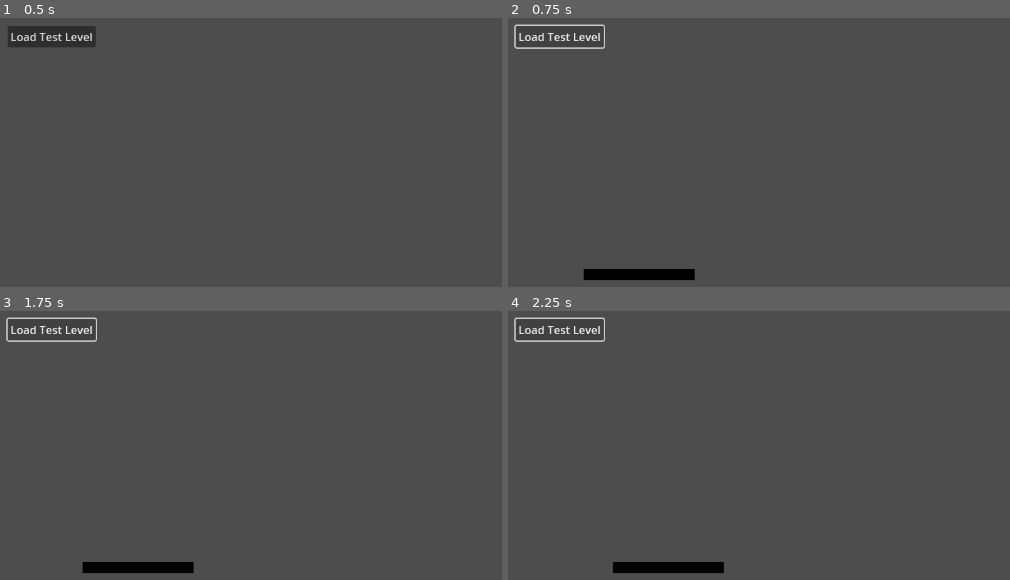
Above: before the commit, frames 1-4 (two rows, left to right).
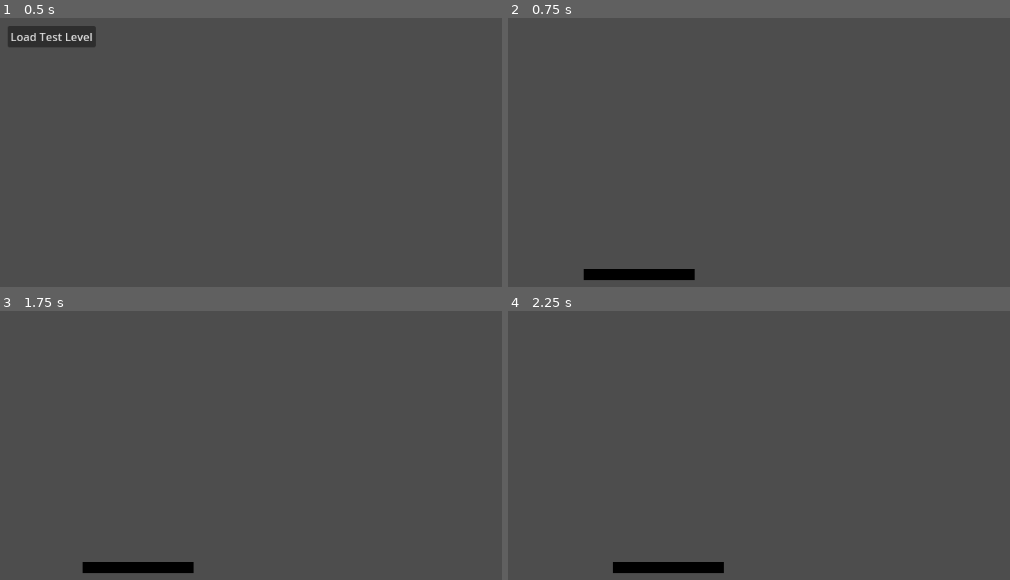
Above: after the commit, the same moments.

Repository: ricekab/godot-bricksclone
Game: Godot game, scene res://common/root.tscn
The game is run twice, just before and just after one commit, with the same random seed, the same clock (stepped at 60 frames per second) and the same inputs.
Inputs:
- Up to frame 1 (0.5 s): no input
- Up to frame 2 (0.75 s): click "Load Test Level" at 0.5 s
- Up to frame 3 (1.75 s): hold Right (ui_right) from 1.28 s (still down)
- Up to frame 4 (2.25 s): release Right (ui_right) at 2.03 s; hold Left (ui_left) from 2.03 s (still down)

Frame 1 is identical in both runs. In frame 2, 0.5% of the frame differs, in the area x 1-20%, y 2-12%; in frame 3, 0.5%; in frame 4, 0.5%.

Commit message:
Basic level loader implemented. WIP basic entities

Diff:
--- a/bricksclone/common/root.gd
+++ b/bricksclone/common/root.gd
@@ -3,6 +3,7 @@
 @onready var audio_sound_pool = $audio_sound_pool
 @onready var level_container = $level_container
 @onready var test_ui = $test_ui
+#@onready var level_loader = preload('res://scripts/level_loader.gd').instantiate()
 
 var generic_sound = preload("res://sounds/hit_generic.wav")
 
@@ -12,8 +13,7 @@
 
 # Called when the node enters the scene tree for the first time.
 func _ready():
-	var mainmenu_level = preload("res://levels/mainmenu_level.tscn")
-	level_container.add_child(mainmenu_level.instantiate())
+	G_LevelLoader.load_level_by_resource_path("res://levels/mainmenu_level.tscn")
 
 
 # Called every frame. 'delta' is the elapsed time since the previous frame.
--- /dev/null
+++ b/bricksclone/entities/ball_chbody.gd
@@ -0,0 +1,28 @@
+extends CharacterBody2D
+
+
+const SPEED = 300.0
+const JUMP_VELOCITY = -400.0
+
+# Get the gravity from the project settings to be synced with RigidBody nodes.
+# var gravity = ProjectSettings.get_setting("physics/2d/default_gravity")
+
+@export var vel:Vector2 = Vector2(1, 1)
+@export var bounce_speed_scale = 1.0  # Vel increase on each bounce.
+
+const MAX_SPEED = 450.0
+
+func _physics_process(delta: float):
+	var collisionInfo = move_and_collide(vel * delta)
+	if collisionInfo:
+		if collisionInfo.collider.name == "paddle_p1" or \
+			collisionInfo.collider.name == "paddle_p2":
+			var towards = self.position
+			var from = collisionInfo.collider.position
+			var direction_vector: Vector2 =  towards - from
+			direction_vector = direction_vector.normalized()
+			vel = direction_vector * vel.length()
+		else:
+			vel = vel.bounce(collisionInfo.normal)
+		vel *= bounce_speed_scale
+		vel = vel.limit_length(MAX_SPEED)
--- a/bricksclone/entities/ball_chbody.tscn
+++ b/bricksclone/entities/ball_chbody.tscn
@@ -1,3 +1,6 @@
-[gd_scene format=3 uid="uid://c68bqt7vi21r2"]
+[gd_scene load_steps=2 format=3 uid="uid://c68bqt7vi21r2"]
+
+[ext_resource type="Script" path="res://entities/ball_chbody.gd" id="1_pqpvn"]
 
 [node name="ball_chbody" type="CharacterBody2D"]
+script = ExtResource("1_pqpvn")
--- a/bricksclone/levels/mainmenu_level.gd
+++ b/bricksclone/levels/mainmenu_level.gd
@@ -14,6 +14,4 @@
 
 
 func _load_test_level_pressed():
-	var test_level = preload("res://levels/test_level.tscn")
-	var level_container = get_node("/root/root/level_container")
-	level_container.add_child(test_level.instantiate())
+	G_LevelLoader.load_level_by_resource_path("res://levels/test_level.tscn")
--- a/bricksclone/project.godot
+++ b/bricksclone/project.godot
@@ -14,3 +14,11 @@
 run/main_scene="res://common/root.tscn"
 config/features=PackedStringArray("4.1", "Forward Plus")
 config/icon="res://icon.svg"
+
+[autoload]
+
+G_LevelLoader="*res://scripts/level_loader.gd"
+
+[rendering]
+
+renderer/rendering_method="mobile"
--- a/bricksclone/scripts/level_loader.gd
+++ b/bricksclone/scripts/level_loader.gd
@@ -1,9 +1,13 @@
 extends Node
 
-class_name LevelLoader
+@onready var root_level_container = get_node("/root/root/level_container")
 
-static func load_level():
-	pass
+func load_level_by_resource_path(res_path: String):
+	# res_path: Resource path to a level. Example: "res://levels/mainmenu_level.tscn"
+	var level = load(res_path)
+	for child in root_level_container.get_children():
+		child.queue_free()
+	root_level_container.add_child(level.instantiate())
 
 func _ready():
 	pass # Replace with function body.
Not shown, added: bricksclone/export_presets.cfg
Not shown, changed: bricksclone/.gitignore
